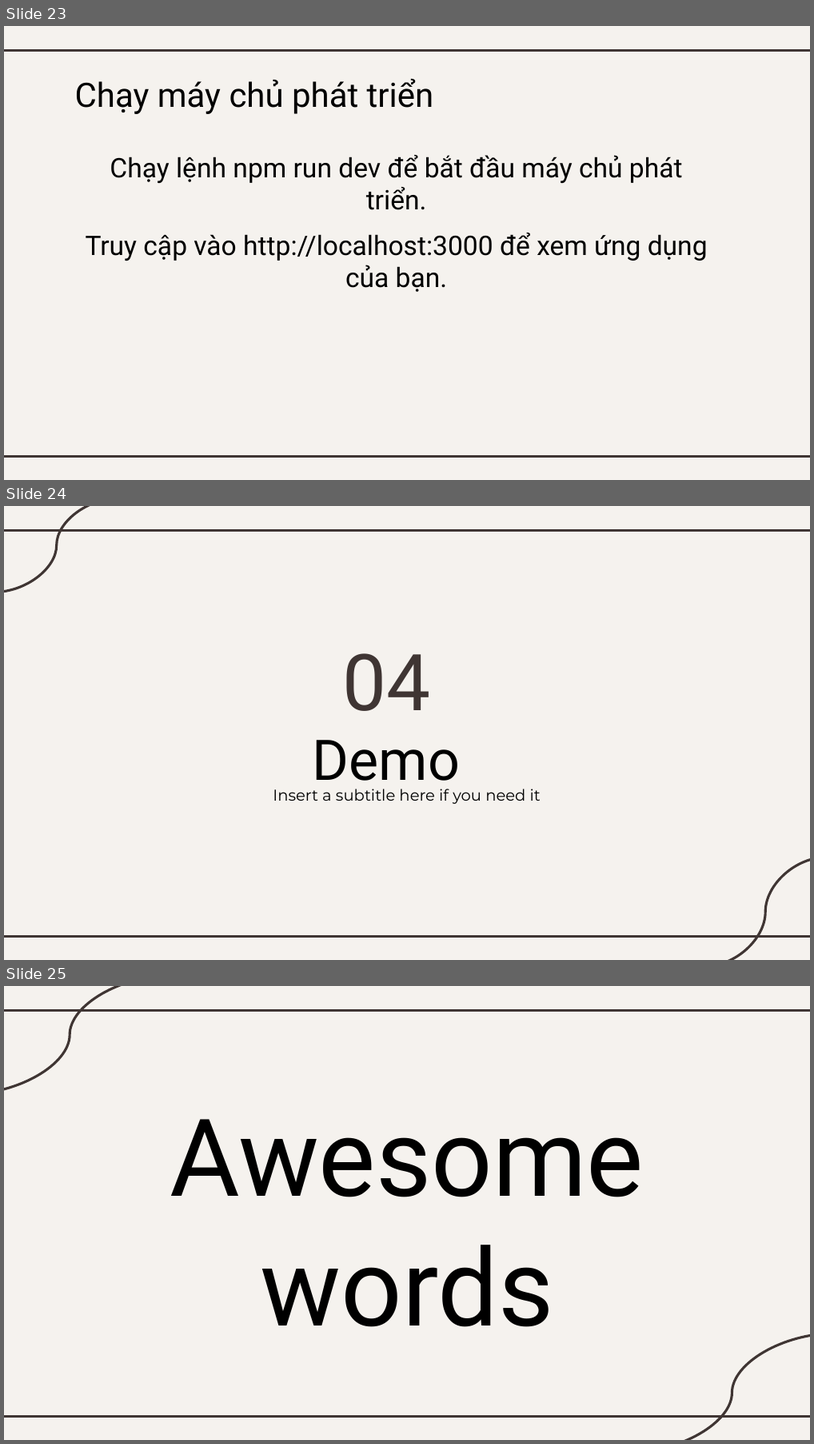
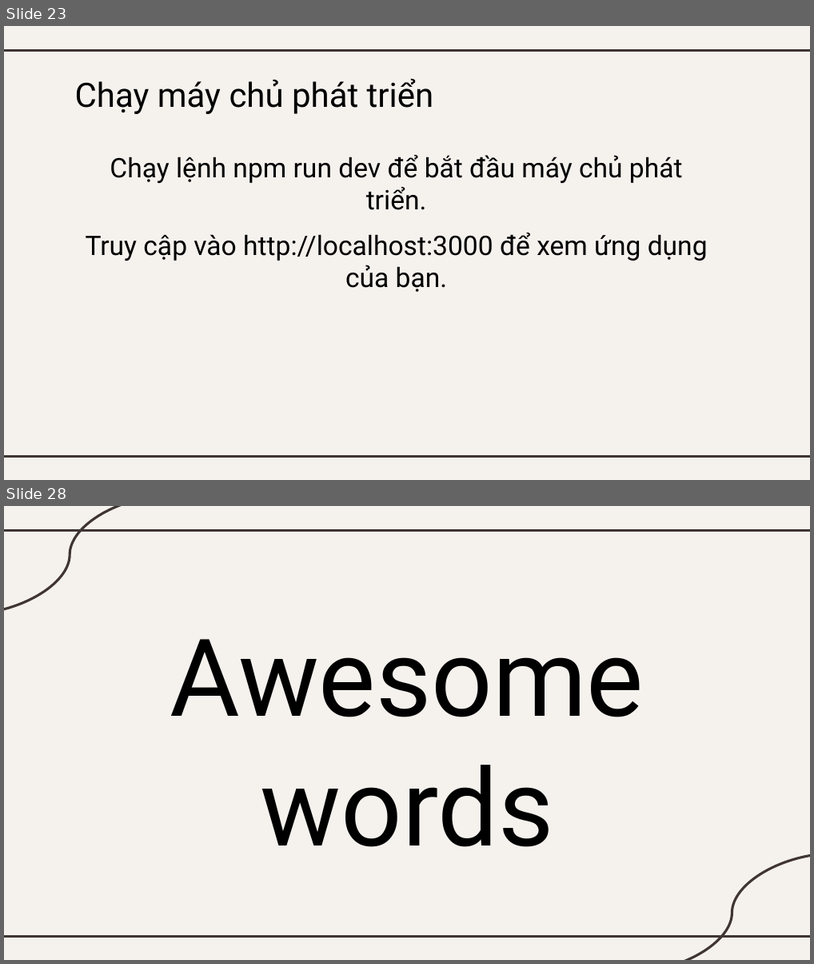
Before and after one commit to SilasUIT/Group2-WebFinalProject, a slide deck: Midterm-Seminar/Seminar_NextJS.pptx. Shown one above the other, each under a label of ours: slides 23, 24 and 25 before the commit, slides 23 and 28 after it; the slides between them are not shown. The pictures are 814x1444 and 814x964 pixels, drawn with LibreOffice and Linux fonts; fonts in the diff are those of the drawing. Boxes give left, top, right and bottom in pixels: in the first picture for what was removed or moved away, otherwise in the second. Text is boxed around its words. In the diff, an @@ line names an element or a change of style, - is before the commit and + after.

```diff
--- a/Midterm-Seminar/Seminar_NextJS.pptx
+++ b/Midterm-Seminar/Seminar_NextJS.pptx
@@ slide 24 removed at (4, 506, 810, 960), background #F5F2EE; not listed: 2 template elements that a slide beside it also shows @@
@@ curved line removed from (119, 506) to (4, 592) @@
@@ title removed at (342, 653, 430, 711) @@
-04
@@ title removed at (313, 740, 460, 792) @@
-Demo
@@ subtitle removed at (273, 788, 541, 804) @@
-Insert a subtitle here if you need it
@@ curved line removed from (810, 856) to (705, 960) @@
@@ what was slide 25 is now slide 28 @@
```
Also in this commit, not shown: 2 slides changed, 4 slides added, 37 other files.
